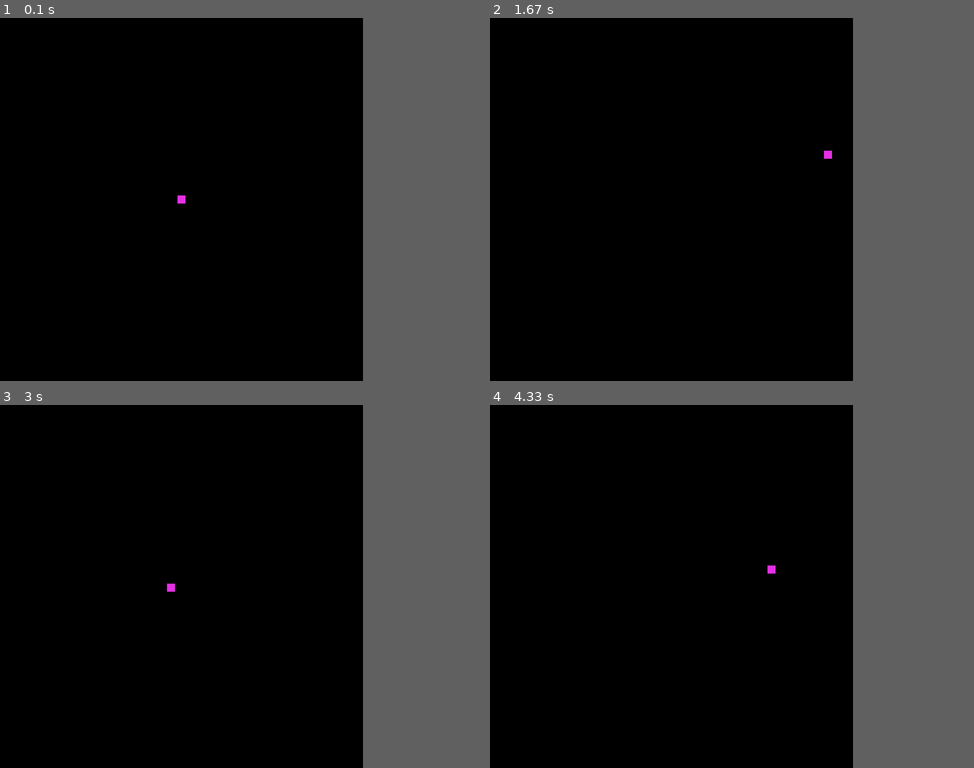
Above: before the commit, frames 1-4 (two rows, left to right).
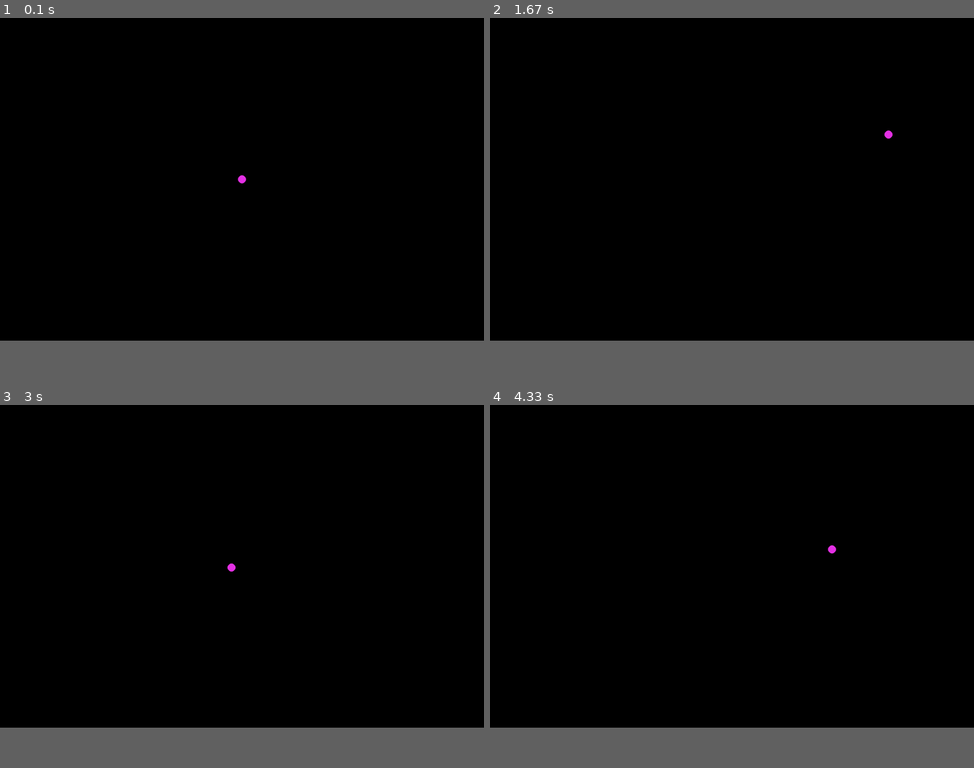
Above: after the commit, the same moments.

Repository: AldiyarGoesPython/game_in_pygame
Game: pygame game, started from main.py
The game is run twice, just before and just after one commit, with the same random seed, the same clock (stepped at 60 frames per second) and the same inputs.
Inputs:
- Up to frame 1 (0.1 s): no input
- Up to frame 2 (1.67 s): hold Right 0.33-0.8 s; hold Up 0.83-1.13 s; hold Right 1.17-1.63 s
- Up to frame 3 (3 s): hold Left 1.67-2.2 s; hold Down 2.23-2.53 s; hold Left 2.57-2.97 s
- Up to frame 4 (4.33 s): hold Up 3-3.37 s; hold Right 3.4-4.03 s; hold Down from 4.07 s (still down)
In our replay, the window is 675x675 before the commit and 900x600 after it. These sizes can differ from the game's own. Grey fills any space a smaller window leaves; there, only what the larger window draws over its background counts as a difference.

The runs differ from the first frame. In frame 1, less than 0.1% of the frame differs, in the area x 36-51%, y 43-52%; in frame 2, less than 0.1%; in frame 3, less than 0.1%, in the area x 34-49%, y 43-52%; in frame 4, less than 0.1%.

Commit message:
circle now

Diff:
--- a/main.py
+++ b/main.py
@@ -3,7 +3,7 @@
 import sys
 
 pygame.init()
-display = pygame.display.set_mode((900, 900))
+display = pygame.display.set_mode((1200, 800))
 pygame.display.set_caption('NO ESCAPE')
 clock = pygame.time.Clock()
 fps = 120
@@ -61,6 +61,6 @@
     rect.centerx = rect.centerx % display.get_width()
     rect.centery = rect.centery % display.get_height()
 
-    pygame.draw.rect(display, PINK, rect)
+    pygame.draw.circle(display, PINK, rect.center, 10)
     pygame.display.update()
     clock.tick(fps)
